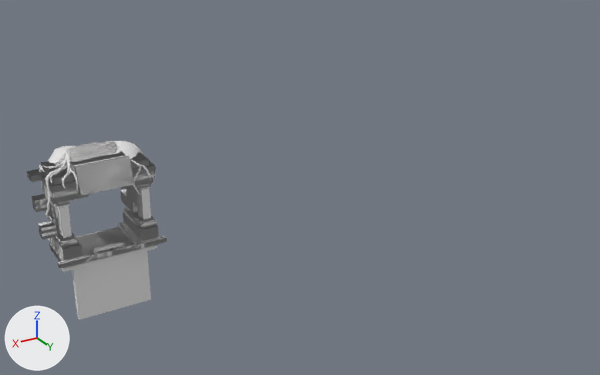
Before and after pictures for a commit that changed the FBX model Dungeon Disasters/Assets/3D/Jungle/Jungle_Doors.fbx.
Rendered twice from a camera (50 mm lens) standing at (12.0, 46.4, 23.7) and looking at (-16.6, -1.3, -0.1). The lights are fixed; the arrows at lower left show +X, +Y and +Z. Materials are left out; every surface is plain grey. Where no turn or scale is listed for an object, it has been applied to the vertices. Vertices at the same position are counted once.

Script lines for the objects in view, before the commit:
```python
me_mesh = bpy.data.meshes.new('Mesh')
me_mesh.from_pydata(...)  # 1008 vertices, 1732 faces; spans x -4.88..2.25, y -2.62..2.13, z -0.38..6.11
# faces by material slot: [24, 624, 100, 984]
me_mesh.materials.append(mat_jungle_floor)
me_mesh.materials.append(mat_jungle_roots)
me_mesh.materials.append(mat_jungle_void)
me_mesh.materials.append(mat_jungle_stone)
me_mesh_001 = bpy.data.meshes.new('Mesh.001')
me_mesh_001.from_pydata(...)  # 1024 vertices, 1762 faces; spans x -4.88..2.25, y -2.62..2.13, z -0.38..6.11
# faces by material slot: [24, 636, 110, 992]
me_mesh_001.materials.append(mat_jungle_floor)
me_mesh_001.materials.append(mat_jungle_roots)
me_mesh_001.materials.append(mat_jungle_void)
me_mesh_001.materials.append(mat_jungle_stone)
me_mesh_002 = bpy.data.meshes.new('Mesh.002')
me_mesh_002.from_pydata(...)  # 1352 vertices, 2348 faces; spans x -4.88..2.25, y -2.62..2.13, z -0.75..6.11
# faces by material slot: [72, 768, 100, 1408]
me_mesh_002.materials.append(mat_jungle_floor)
me_mesh_002.materials.append(mat_jungle_roots)
me_mesh_002.materials.append(mat_jungle_void)
me_mesh_002.materials.append(mat_jungle_stone)
me_mesh_003 = bpy.data.meshes.new('Mesh.003')
me_mesh_003.from_pydata(...)  # 28 vertices, 52 faces; spans x -2.38..2.38, y -0.19..0.19, z -4.34..0.09
me_mesh_003.materials.append(mat_jungle_stone)
ob_door_a = bpy.data.objects.new('Door_A', me_mesh)
ob_door_a.location = (0.0, 0.0, 0.0)
ob_door_b = bpy.data.objects.new('Door_B', me_mesh_001)
ob_door_b.location = (0.0, 0.0, 0.0)
ob_door_c = bpy.data.objects.new('Door_C', me_mesh_002)
ob_door_c.location = (0.0, 0.0, 0.0)
ob_slab = bpy.data.objects.new('Slab', me_mesh_003)
ob_slab.location = (-1.5, 1.0, 0.0)
```
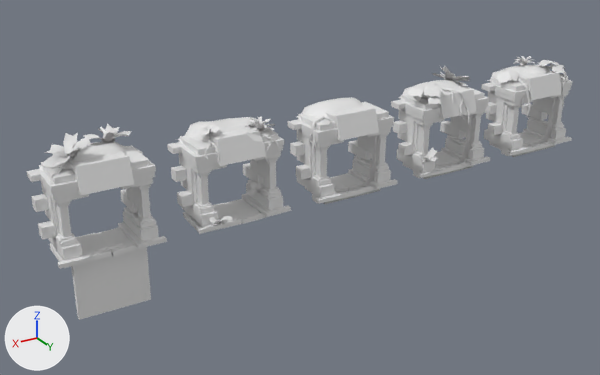
Pixel boxes (x1, y1, x2, y2) of what changed, in the pictures (600 x 375 px):
'Door_A', reshaped (14% taller): before (27, 142, 167, 268); after (27, 124, 167, 268)
'Door_C', moved: before (39, 164, 159, 272); after (288, 97, 398, 204)
'Dloor_B', added: after (167, 116, 291, 234)
'Door_D', added: after (391, 66, 490, 179)
'Door_E', added: after (481, 56, 573, 157)
'Door_B', deleted: before (38, 141, 156, 244)
part 1 of me_mesh, rebuilt: before (50, 232, 111, 262); after (50, 233, 112, 268)
part 2 of me_mesh, rebuilt: before (97, 227, 158, 256); after (97, 227, 141, 257)
part 3 of me_mesh, added: after (44, 132, 91, 165)
part 4 of me_mesh, added: after (84, 124, 132, 143)

The edits, one by one:
me_mesh is used by ob_door_a; location (0.0, 0.0, 0.0).
me_mesh had 1008 vertices, 1732 faces and spanned x -4.88..2.25, y -2.62..2.13, z -0.38..6.11.
me_mesh now has 1205 vertices, 1952 faces and spans x -4.88..2.25, y -2.84..2.13, z -0.44..7.11.
me_mesh part 1: the loose piece of 8 vertices spanning x -1.5..1.5, y -1.5..1.5, z -0.38..0.0 is rebuilt with 20 vertices and now spans x -1.5..1.5, y -1.5..1.5, z -0.38..0.0.
me_mesh part 2: the loose piece of 8 vertices spanning x -4.5..-1.5, y -1.5..1.5, z -0.38..0.0 is rebuilt with 20 vertices and now spans x -4.56..-1.44, y -1.55..1.55, z -0.44..0.06.
me_mesh part 3: a new loose piece of 100 vertices spanning x -1.22..1.55, y -1.49..1.44, z 5.66..7.11.
me_mesh part 4: a new loose piece of 67 vertices spanning x -4.2..-1.31, y -2.84..-0.25, z 5.74..6.87.
Mesh me_mesh_002_1 is new.
It has 1441 vertices, 2222 faces and spans x -4.88..2.25, y -2.62..2.59, z -0.47..6.4.
Mesh me_mesh_005 is new.
It has 1833 vertices, 2932 faces and spans x -4.9..2.25, y -2.62..2.19, z -0.58..6.73.
Mesh me_mesh_004 is new.
It has 1739 vertices, 2796 faces and spans x -5.32..2.25, y -3.42..2.58, z -0.58..6.94.
Object 'Door_C' (ob_door_c) moves from (0.0, 0.0, 0.0) to (-18.0, 0.0, 0.0).
Object 'Door_B' (ob_door_b) is deleted.
Object 'Dloor_B' (ob_dloor_b) is new; it shows me_mesh_002_1.
Its location is (-9.0, 0.0, 0.0).
Object 'Door_E' (ob_door_e) is new; it shows me_mesh_005.
Its location is (-36.0, 0.0, 0.0).
Object 'Door_D' (ob_door_d) is new; it shows me_mesh_004.
Its location is (-27.0, 0.0, 0.0).
